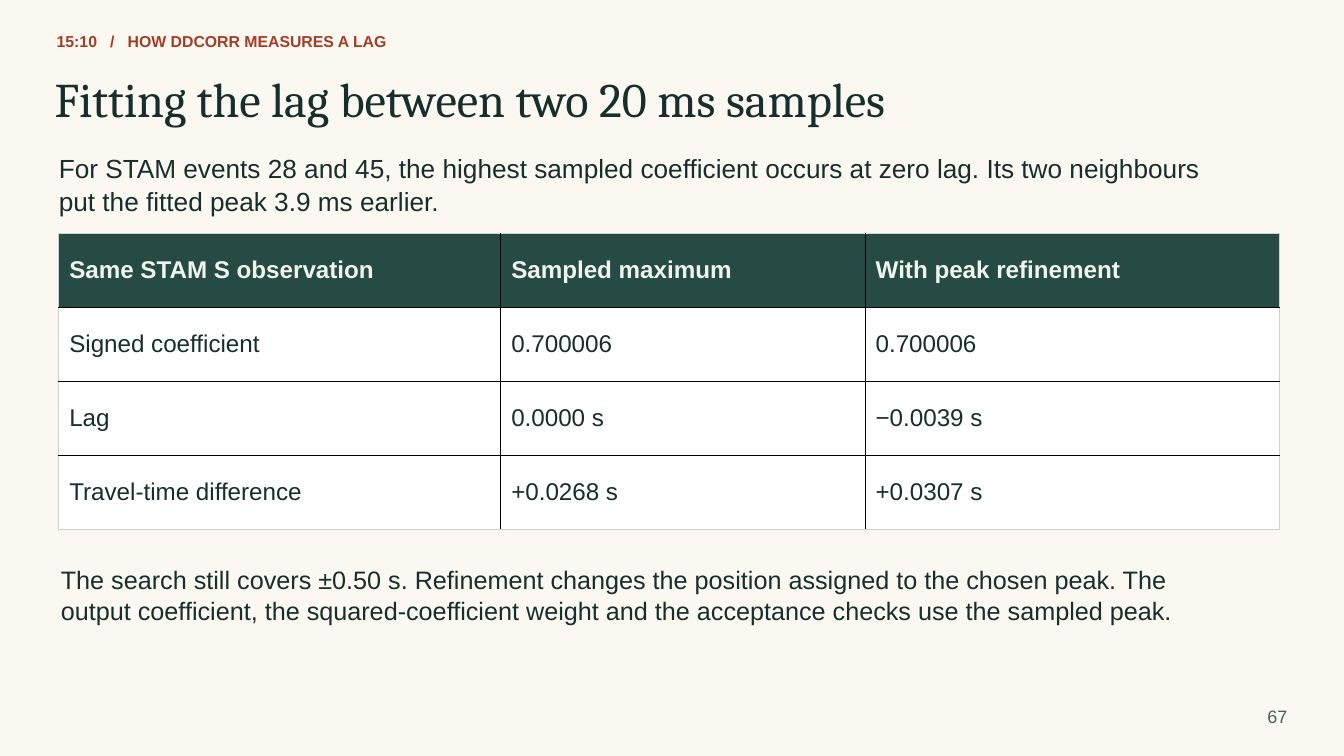
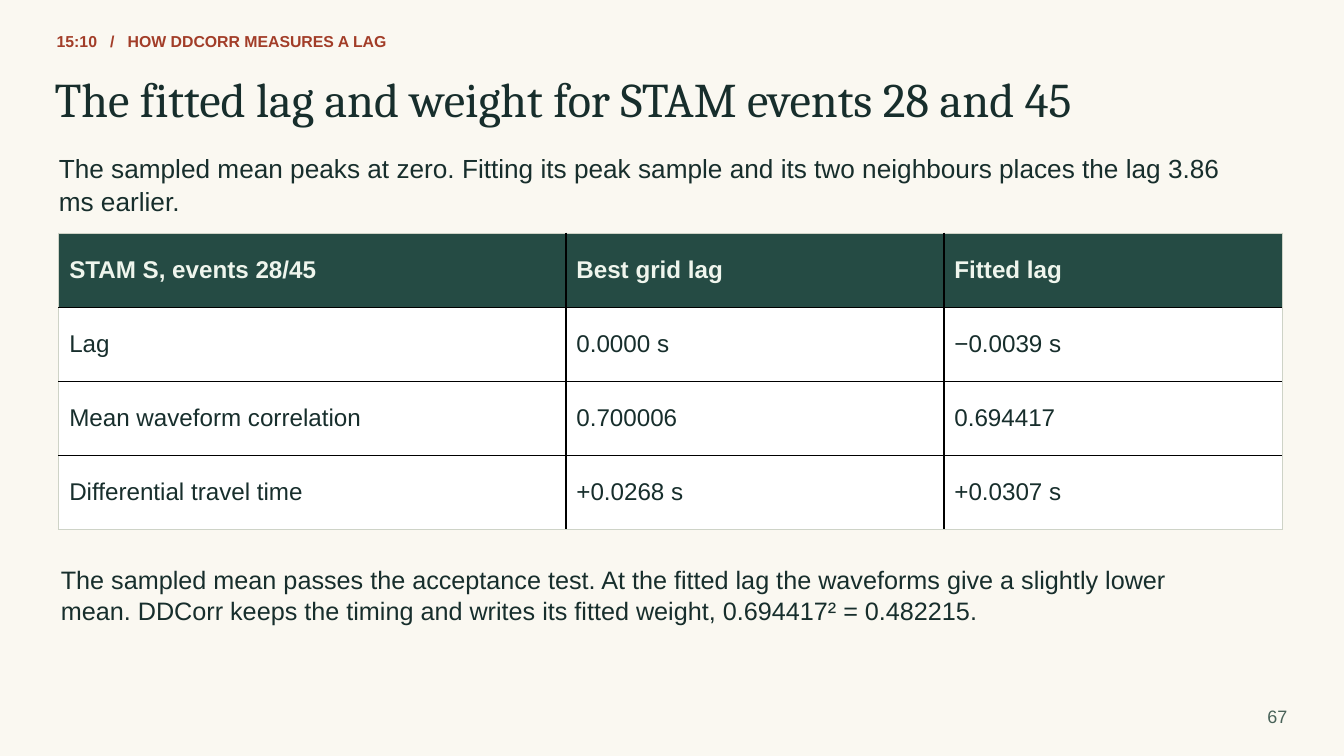
Before and after one commit to eliasrh/DDCorr.jl, a slide deck: slide 67 of teaching/DDCorr_minicourse.pptx. Drawn at 1344x756 pixels with LibreOffice and Linux fonts; fonts in the diff are those of the drawing. Boxes give left, top, right and bottom in pixels: in the first picture for what was removed or moved away, otherwise in the second. Text is boxed around its words. In the diff, an @@ line names an element or a change of style, - is before the commit and + after.

```diff
--- a/teaching/DDCorr_minicourse.pptx
+++ b/teaching/DDCorr_minicourse.pptx
@@ text at <box>55,82,1072,128</box>: text changed @@
-Fitting the lag between two 20 ms samples
+The fitted lag and weight for STAM events 28 and 45
@@ text at <box>59,159,1219,184</box>: text changed @@
-For STAM events 28 and 45, the highest sampled coefficient occurs at zero lag. Its two neighbours
+The sampled mean peaks at zero. Fitting its peak sample and its two neighbours places the lag 3.86
@@ text at <box>59,192,180,212</box>: text changed @@
-put the fitted peak 3.9 ms earlier.
+ms earlier.
@@ table at <box>58,233,1281,529</box> @@
-row 1: Same STAM S observation | Sampled maximum | With peak refinement
-row 2: Signed coefficient | 0.700006 | 0.700006
+row 1: STAM S, events 28/45 | Best grid lag | Fitted lag
-row 4: Travel-time difference | +0.0268 s | +0.0307 s
+row 3: Mean waveform correlation | 0.700006 | 0.694417
+row 4: Differential travel time | +0.0268 s | +0.0307 s
@@ text at <box>61,570,1165,594</box>: text changed @@
-The search still covers ±0.50 s. Refinement changes the position assigned to the chosen peak. The
+The sampled mean passes the acceptance test. At the fitted lag the waveforms give a slightly lower
@@ text at <box>61,601,977,625</box>: text changed @@
-output coefficient, the squared-coefficient weight and the acceptance checks use the sampled peak.
+mean. DDCorr keeps the timing and writes its fitted weight, 0.694417² = 0.482215.
```
Also in this commit, not shown: 16 other slides changed, 20 other files.
